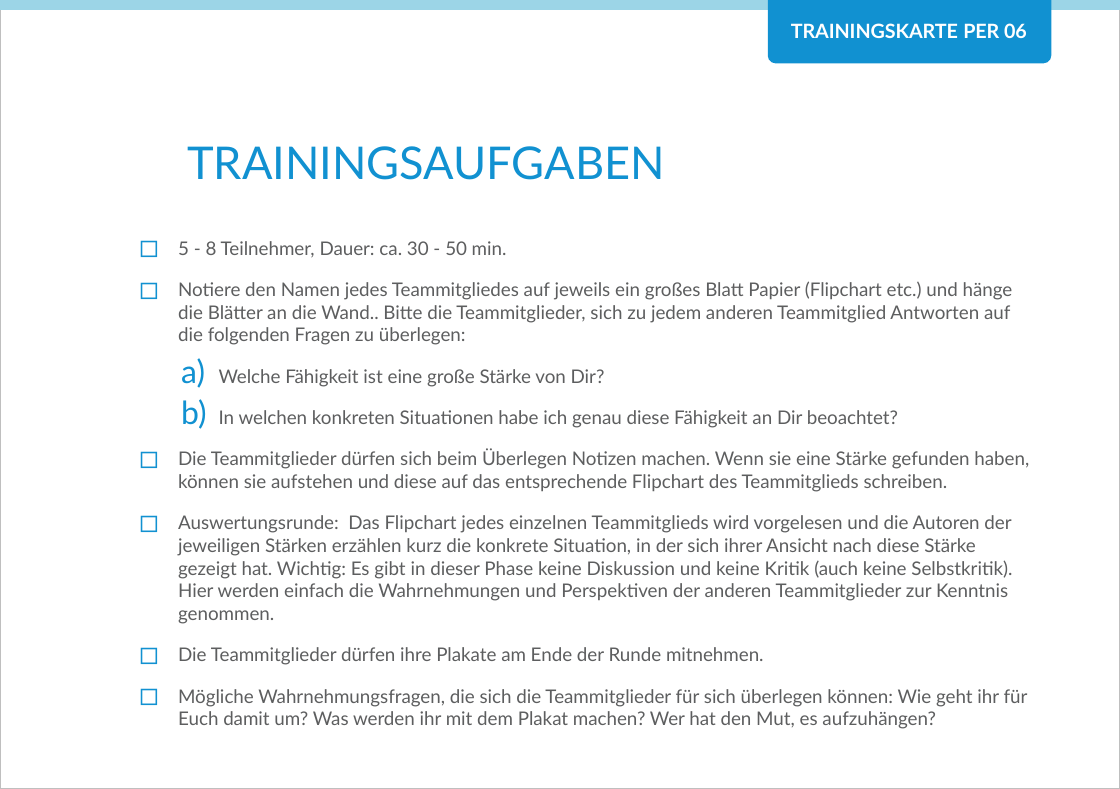
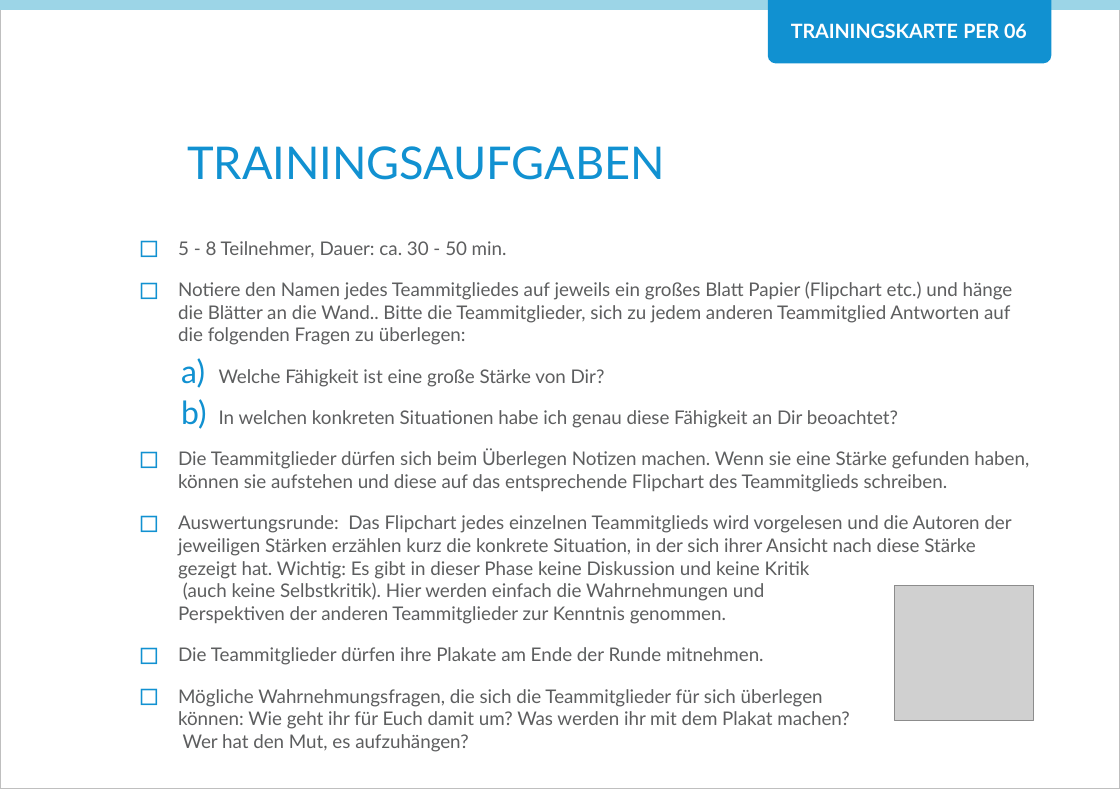
Before and after one commit to Teamtool/training-materials, a slide deck: slide 2 of agile moves/Perception (PER)/ger_PER_06_Staerkenspiegel_Retro.pptx. Drawn at 1120x789 pixels with LibreOffice and Linux fonts; fonts in the diff are those of the drawing; grey boxes stand for pictures; background and template pictures are left out. Boxes give left, top, right and bottom in pixels: in the first picture for what was removed or moved away, otherwise in the second. Text is boxed around its words. In the diff, an @@ line names an element or a change of style, - is before the commit and + after.

```diff
--- a/agile moves/Perception (PER)/ger_PER_06_Staerkenspiegel_Retro.pptx
+++ b/agile moves/Perception (PER)/ger_PER_06_Staerkenspiegel_Retro.pptx
@@ text "5 - 8 Teilnehmer, Dauer: ..." rewrapped from [178, 241, 1029, 729] to [178, 241, 1029, 752] @@
@@ picture added at [895, 585, 1035, 720] @@
```
Also in this commit, not shown: 4 other files.
